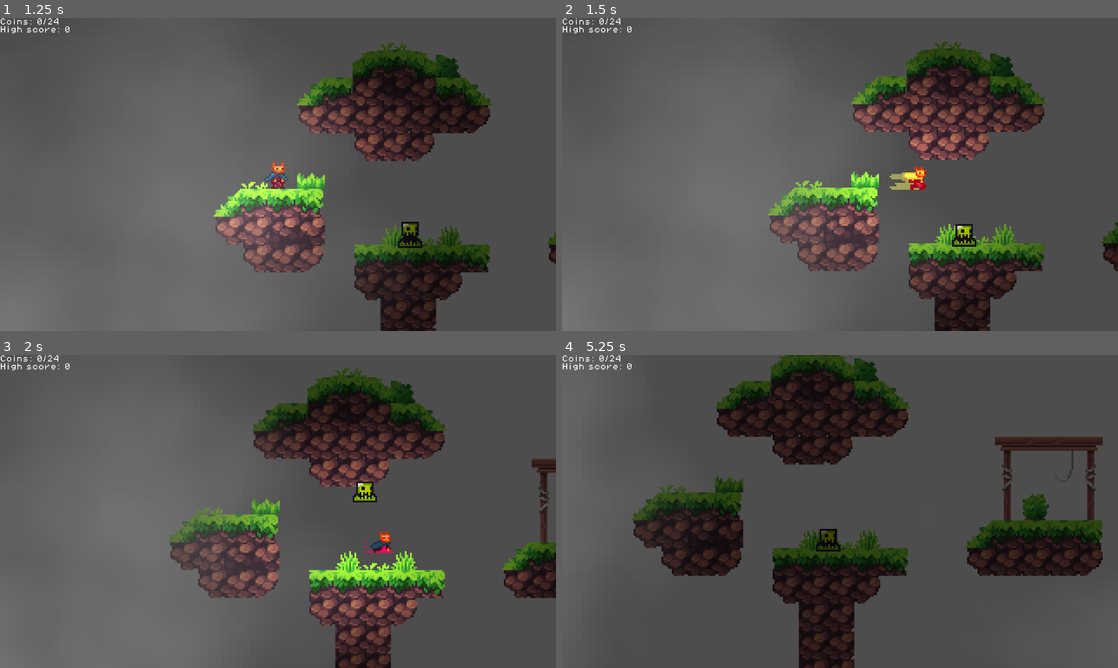
Above: before the commit, frames 1-4 (two rows, left to right).
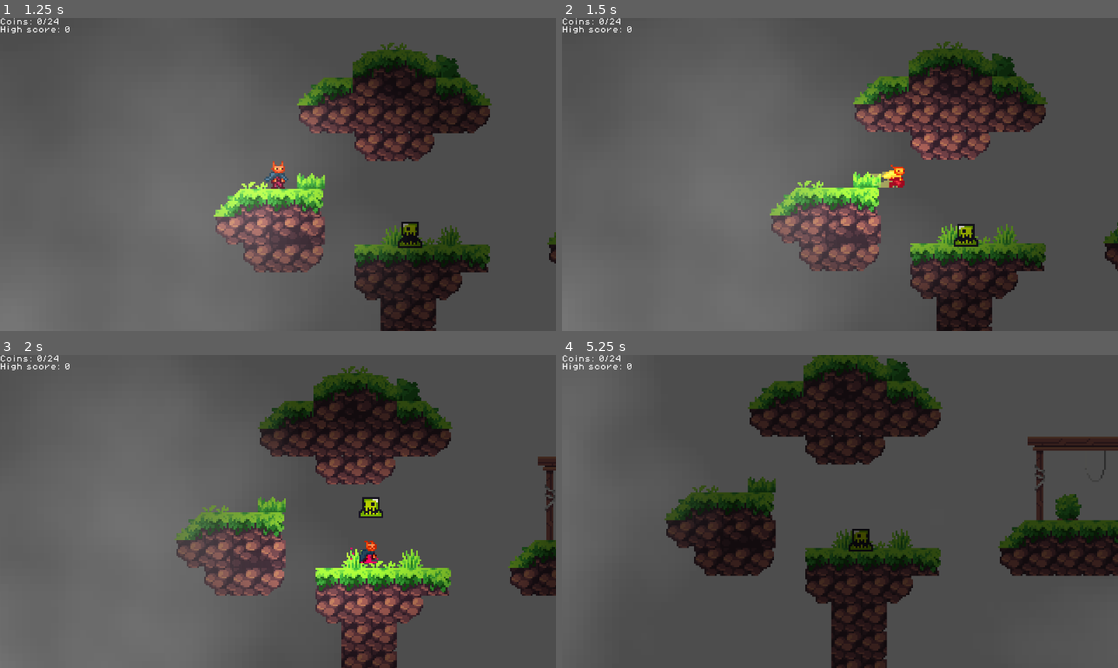
Above: after the commit, the same moments.

Repository: Onsgi/game-jam-2026
Game: Godot game, scene res://scenes/main.tscn
Same seed, same stepped clock (60 frames per second), same inputs: the game is played once before the commit and once after it.
Inputs:
- Up to frame 1 (1.25 s): click "Level 1" at 0.5 s
- Up to frame 2 (1.5 s): hold D (move_right) from 1.28 s (still down); tap Z (dash) at 1.35 s
- Up to frame 3 (2 s): keep holding D (move_right); tap Space (jump) at 1.52 s
- Up to frame 4 (5.25 s): tap Z (dash) every 0.75 s from 2.1 to 5.1 s; tap Space (jump) at 2.27, 3.77, 4.52 s; release D (move_right) at 2.78 s; hold A (move_left) 2.78-3.53 s; hold D (move_right) 3.53-5.03 s; hold A (move_left) from 5.03 s (still down)

Frame 1 is identical in both runs. In frame 2, 5.9% of the frame differs, in the area x 37-100%, y 7-100%; in frame 3, 13%; in frame 4, 21%, in the area x 12-100%, y 0-100%.

Commit message:
Adjust dash speed and input behavior
Increase dash animation speed (scenes/player.tscn) from 10 to 20 and reduce in-game dash_speed (scripts/player.gd) from 300 to 200. Change dash input handling so pressing dash while stationary still initiates a dash in the current facing direction (uses animated_sprite_2d.flip_h) instead of requiring movement. Minor cleanup: removed an extra blank line in _physics_process.

Diff:
--- a/scenes/player.tscn
+++ b/scenes/player.tscn
@@ -398,7 +398,7 @@
 }],
 "loop": true,
 "name": &"dash",
-"speed": 10.0
+"speed": 20.0
 }, {
 "frames": [{
 "duration": 1.0,
--- a/scripts/player.gd
+++ b/scripts/player.gd
@@ -3,7 +3,7 @@
 
 const SPEED = 150.0
 const JUMP_VELOCITY = -300.0
-var dash_speed = 300
+var dash_speed = 200
 var dash_time = 0.2
 var dash_direction = Vector2.ZERO
 var is_dashing = false
@@ -16,7 +16,6 @@
 
 
 func _physics_process(delta: float) -> void:
-
 	if is_dead:
 		animated_sprite_2d.play("death")
 		return
@@ -36,10 +35,13 @@
 	elif direction < 0:
 		animated_sprite_2d.flip_h = true
 
-	if Input.is_action_just_pressed("dash") and direction != 0:
+	if Input.is_action_just_pressed("dash"):
 		dash.play()
 		is_dashing = true
-		dash_direction = direction
+		if direction != 0:
+			dash_direction = direction
+		else:
+			dash_direction = -1 if animated_sprite_2d.flip_h else 1
 		dash_timer = dash_time
 
 	if is_dashing:
